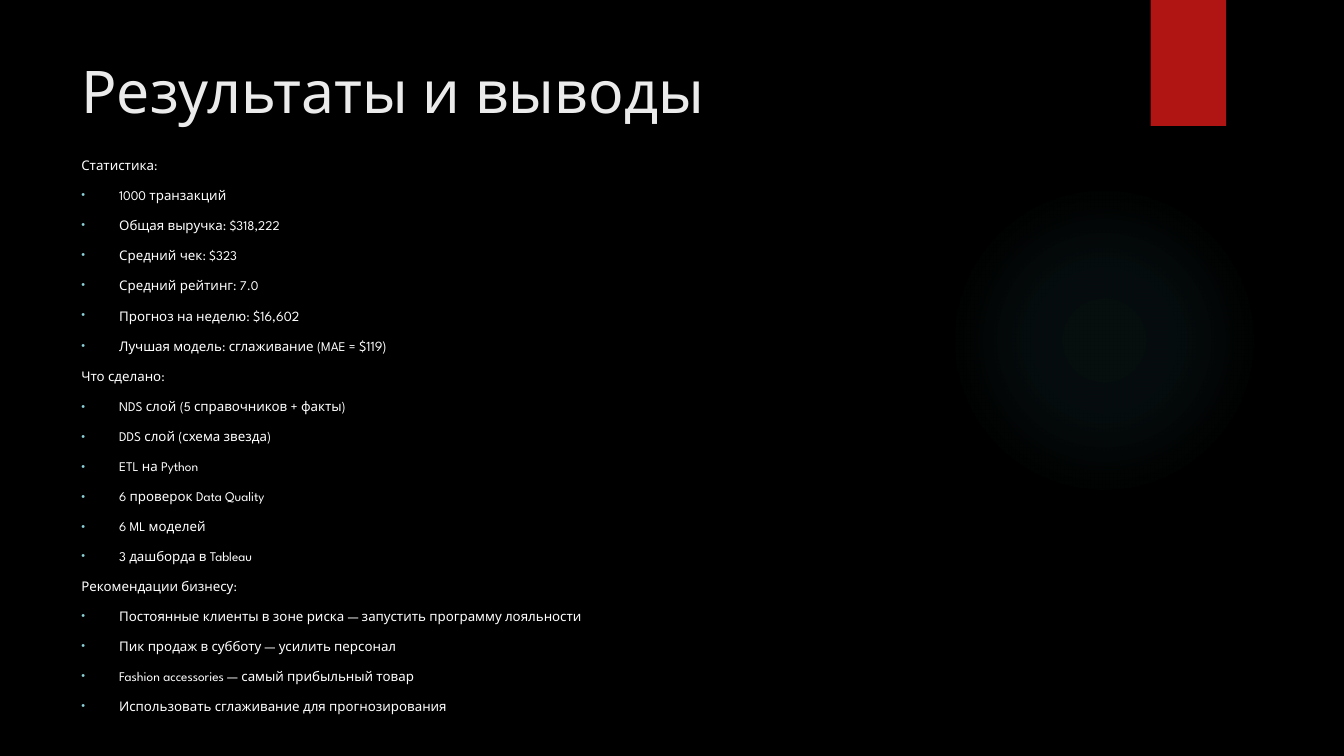
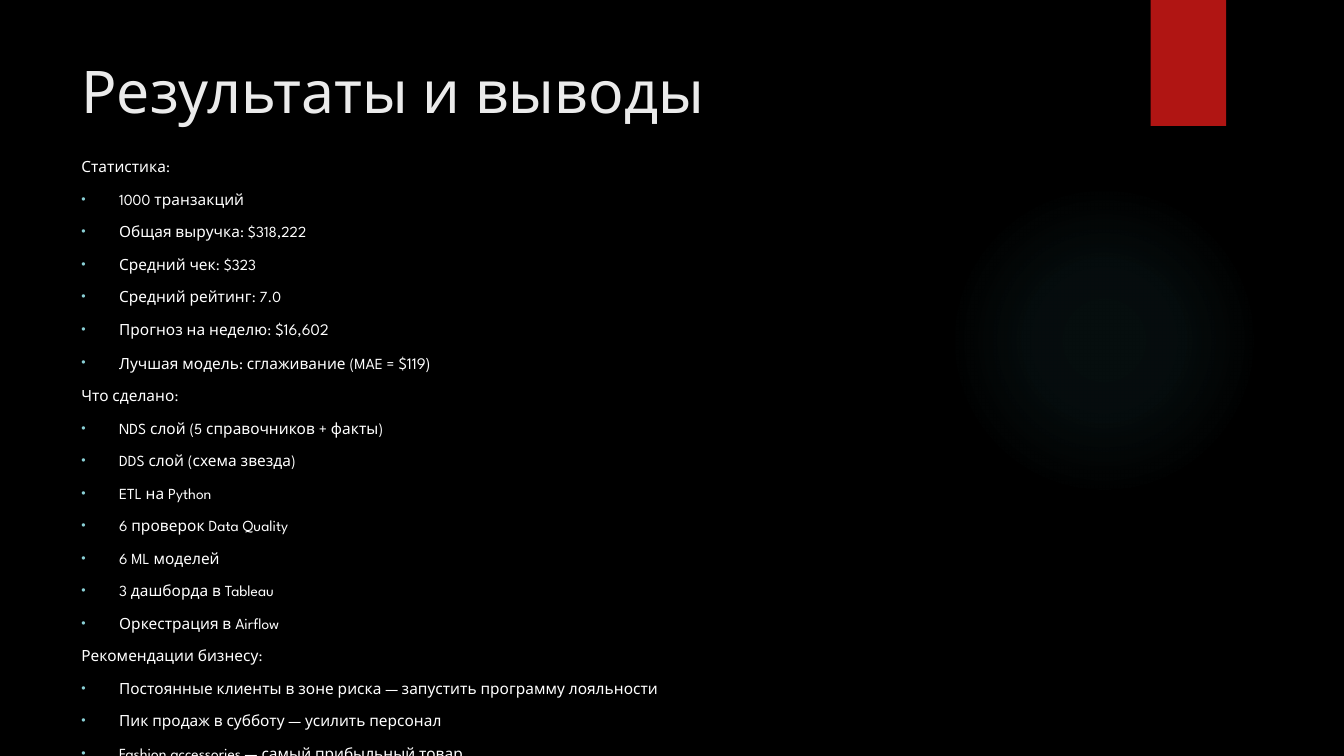
Before and after one commit to miftahovdv013-ops/diplom-data-engineering, a slide deck: slide 15 of diplom_project/Дипломный проект.pptx (slide 14 before the commit). Drawn at 1344x756 pixels with LibreOffice and Linux fonts; fonts in the diff are those of the drawing; background and template pictures are left out. Boxes give left, top, right and bottom in pixels: in the first picture for what was removed or moved away, otherwise in the second. Text is boxed around its words. In the diff, an @@ line names an element or a change of style, - is before the commit and + after.

```diff
--- a/diplom_project/Дипломный проект.pptx
+++ b/diplom_project/Дипломный проект.pptx
@@ text at <box>81,161,658,730</box>: size 9.5 to 11 pt; size 10 to 11.6 pt in "$16,602", "$119)" @@
@@ text at <box>119,618,279,633</box>: paragraph added @@
+• Оркестрация в Airflow
```
Also in this commit, not shown: 4 other slides changed, 1 slide added.
